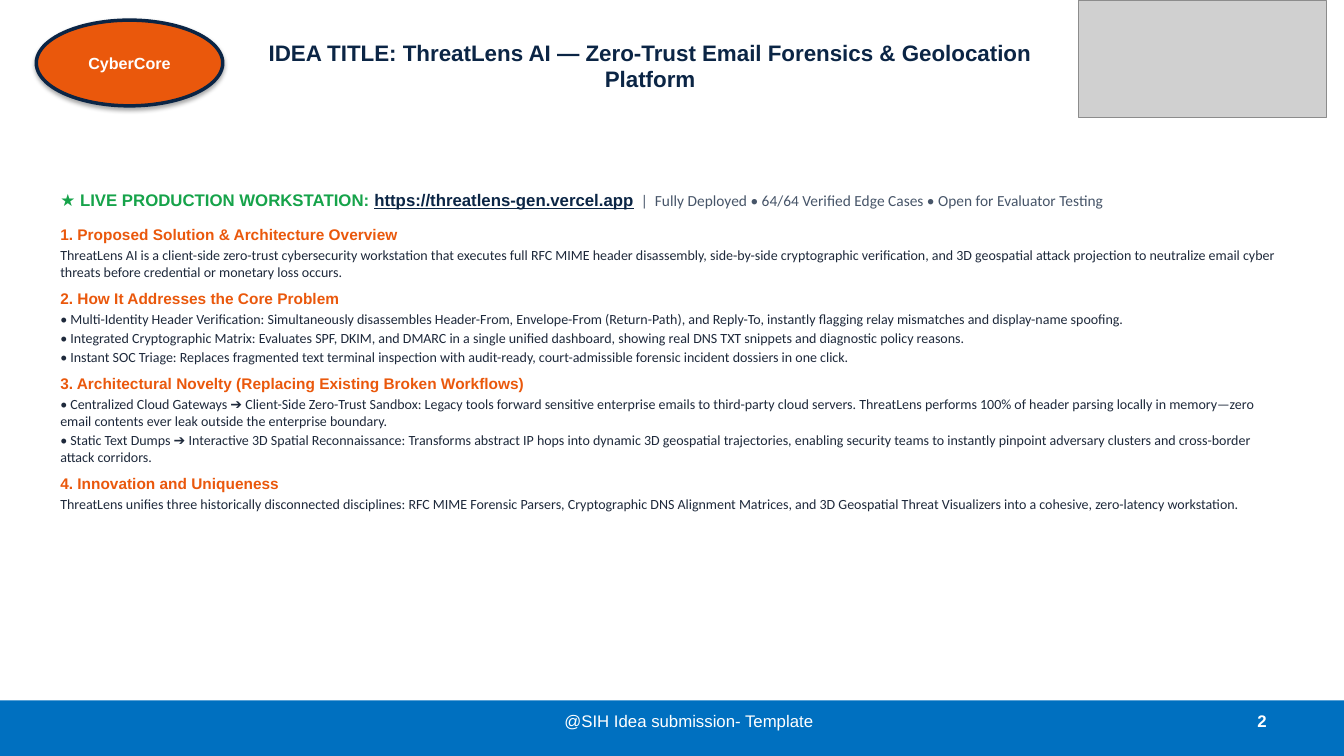
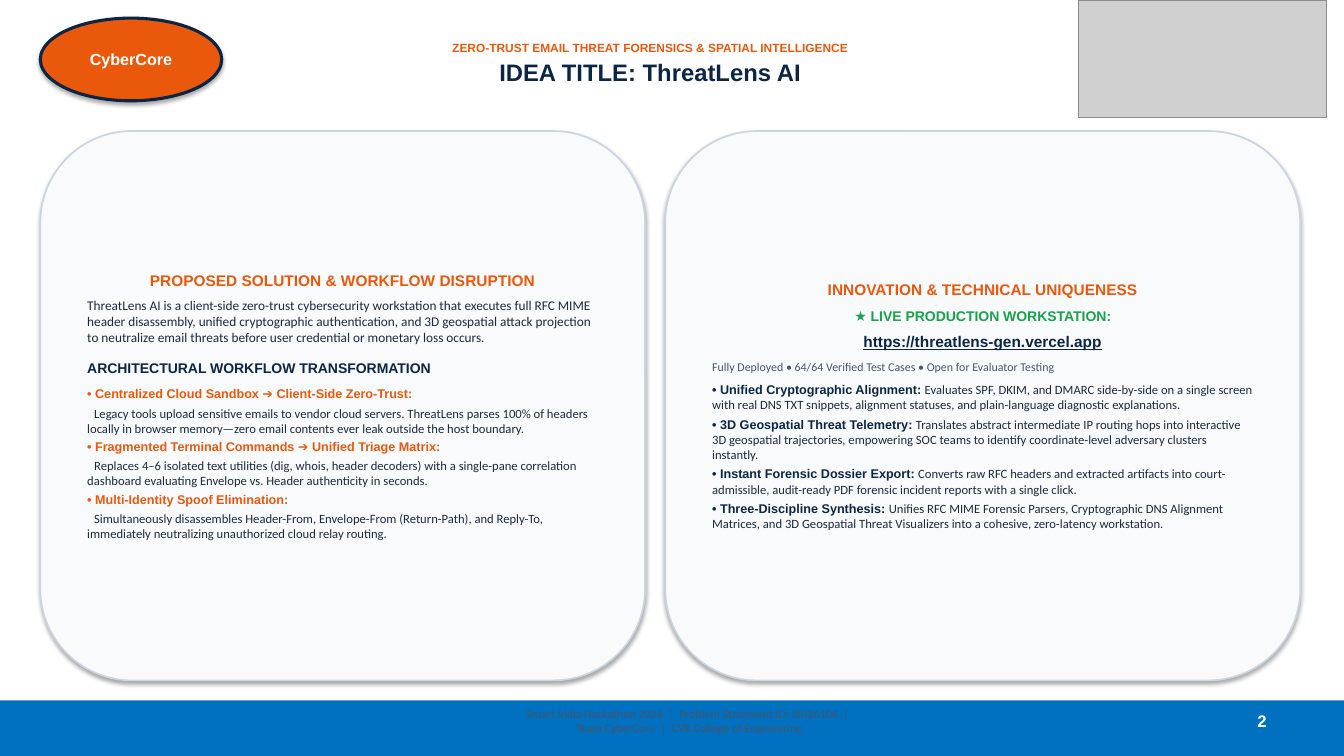
Before and after one commit to viswakpullepu/threatlens, a slide deck: slide 2 of SIH2026_ThreatLens_AI_Official_Submission.pptx. Drawn at 1344x756 pixels with LibreOffice and Linux fonts; fonts in the diff are those of the drawing; grey boxes stand for pictures. Boxes give left, top, right and bottom in pixels: in the first picture for what was removed or moved away, otherwise in the second. Text is boxed around its words. In the diff, an @@ line names an element or a change of style, - is before the commit and + after.

```diff
--- a/SIH2026_ThreatLens_AI_Official_Submission.pptx
+++ b/SIH2026_ThreatLens_AI_Official_Submission.pptx
@@ ellipse "CyberCore": place and size @@
-ellipse "CyberCore" at bbox=[36, 20, 223, 106]
+ellipse "CyberCore" at bbox=[40, 18, 222, 101]
@@ ellipse "CyberCore" at bbox=[40, 18, 222, 101]: outline #0B2545 2.5 pt to #0B2545 2.2 pt @@
@@ title at bbox=[452, 43, 847, 82]: text changed; size 16 to 8.5 pt; text colour #0B2545 to #EA580C @@
-IDEA TITLE: ThreatLens AI — Zero-Trust Email Forensics & Geolocation Platform
+ZERO-TRUST EMAIL THREAT FORENSICS & SPATIAL INTELLIGENCE
+IDEA TITLE: ThreatLens AI
@@ rounded rectangle added at bbox=[40, 131, 645, 681], fill #F8FAFC, outline #CBD5E1 1.2 pt, 9 pt, text #1E293B @@
+PROPOSED SOLUTION & WORKFLOW DISRUPTION
+ThreatLens AI is a client-side zero-trust cybersecurity workstation that executes full RFC MIME header disassembly, unified cryptographic authentication, and 3D geospatial attack projection to neutralize email threats before user credential or monetary loss occurs.
+ARCHITECTURAL WORKFLOW TRANSFORMATION
+• Centralized Cloud Sandbox ➔ Client-Side Zero-Trust:
+Legacy tools upload sensitive emails to vendor cloud servers. ThreatLens parses 100% of headers locally in browser memory—zero email contents ever leak outside the host boundary.
+• Fragmented Terminal Commands ➔ Unified Triage Matrix:
+Replaces 4–6 isolated text utilities (dig, whois, header decoders) with a single-pane correlation dashboard evaluating Envelope vs. Header authenticity in seconds.
+• Multi-Identity Spoof Elimination:
+Simultaneously disassembles Header-From, Envelope-From (Return-Path), and Reply-To, immediately neutralizing unauthorized cloud relay routing.
@@ rounded rectangle added at bbox=[665, 131, 1301, 681], fill #F8FAFC, outline #CBD5E1 1.2 pt, 9 pt, text #1E293B @@
+INNOVATION & TECHNICAL UNIQUENESS
+★ LIVE PRODUCTION WORKSTATION:
+https://threatlens-gen.vercel.app
+Fully Deployed • 64/64 Verified Test Cases • Open for Evaluator Testing
+• Unified Cryptographic Alignment: Evaluates SPF, DKIM, and DMARC side-by-side on a single screen with real DNS TXT snippets, alignment statuses, and plain-language diagnostic explanations.
+• 3D Geospatial Threat Telemetry: Translates abstract intermediate IP routing hops into interactive 3D geospatial trajectories, empowering SOC teams to identify coordinate-level adversary clusters instantly.
+• Instant Forensic Dossier Export: Converts raw RFC headers and extracted artifacts into court-admissible, audit-ready PDF forensic incident reports with a single click.
+• Three-Discipline Synthesis: Unifies RFC MIME Forensic Parsers, Cryptographic DNS Alignment Matrices, and 3D Geospatial Threat Visualizers into a cohesive, zero-latency workstation.
@@ text removed at bbox=[60, 194, 1274, 512] @@
-★ LIVE PRODUCTION WORKSTATION: https://threatlens-gen.vercel.app | Fully Deployed • 64/64 Verified Edge Cases • Open for Evaluator Testing
-1. Proposed Solution & Architecture Overview
-ThreatLens AI is a client-side zero-trust cybersecurity workstation that executes full RFC MIME header disassembly, side-by-side cryptographic verification, and 3D geospatial attack projection to neutralize email cyber threats before credential or monetary loss occurs.
-2. How It Addresses the Core Problem
-• Multi-Identity Header Verification: Simultaneously disassembles Header-From, Envelope-From (Return-Path), and Reply-To, instantly flagging relay mismatches and display-name spoofing.
-• Integrated Cryptographic Matrix: Evaluates SPF, DKIM, and DMARC in a single unified dashboard, showing real DNS TXT snippets and diagnostic policy reasons.
-• Instant SOC Triage: Replaces fragmented text terminal inspection with audit-ready, court-admissible forensic incident dossiers in one click.
-3. Architectural Novelty (Replacing Existing Broken Workflows)
-• Centralized Cloud Gateways ➔ Client-Side Zero-Trust Sandbox: Legacy tools forward sensitive enterprise emails to third-party cloud servers. ThreatLens performs 100% of header parsing locally in memory—zero email contents ever leak outside the enterprise boundary.
-• Static Text Dumps ➔ Interactive 3D Spatial Reconnaissance: Transforms abstract IP hops into dynamic 3D geospatial trajectories, enabling security teams to instantly pinpoint adversary clusters and cross-border attack corridors.
-4. Innovation and Uniqueness
-ThreatLens unifies three historically disconnected disciplines: RFC MIME Forensic Parsers, Cryptographic DNS Alignment Matrices, and 3D Geospatial Threat Visualizers into a cohesive, zero-latency workstation.
@@ text removed at bbox=[564, 715, 813, 731] @@
-@SIH Idea submission- Template
```
Also in this commit, not shown: 5 other slides changed, 1 other file.
